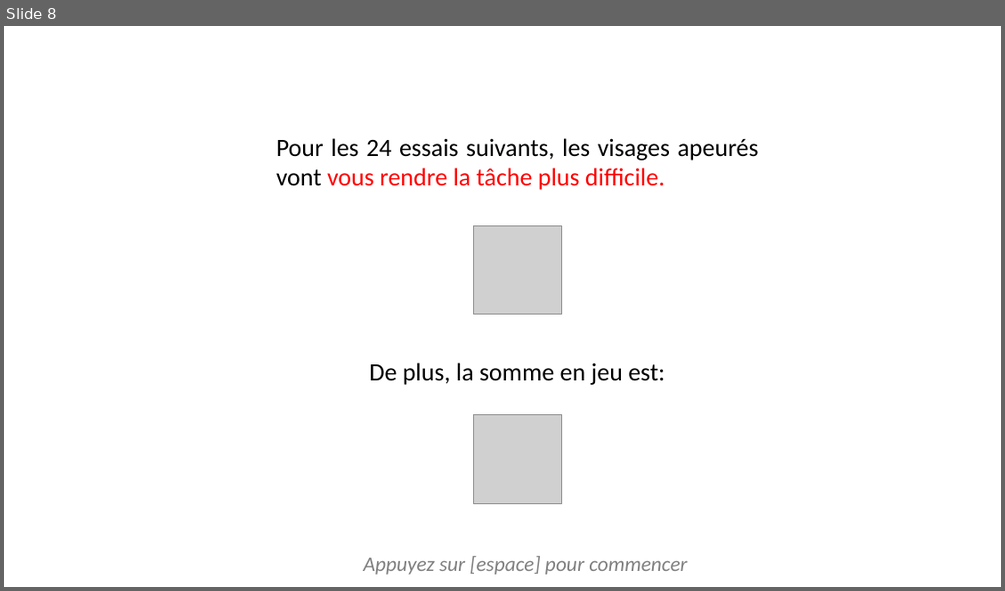
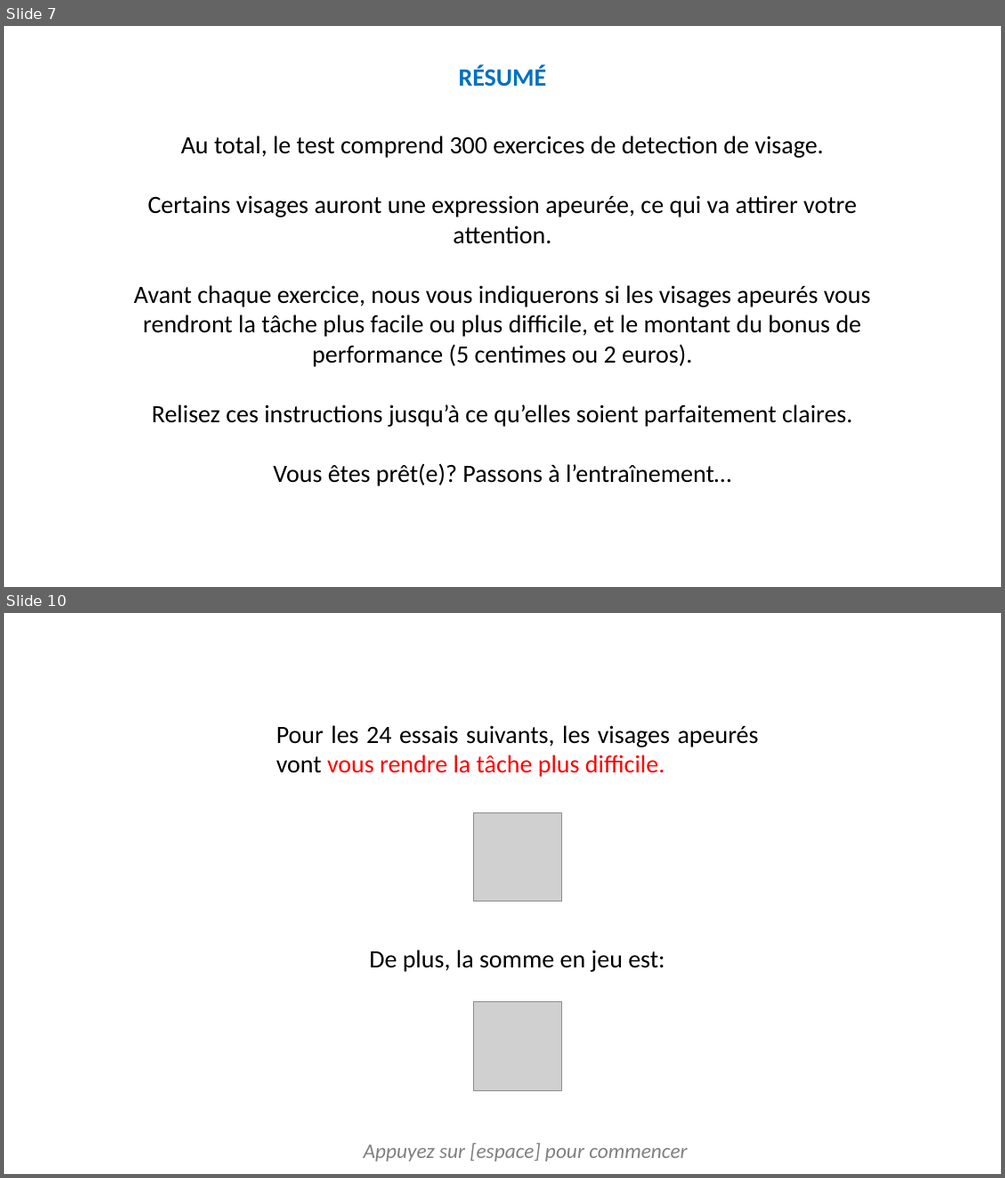
Before and after one commit to MBB-team/Online_Testing, a slide deck: src/Emotion_Regulation_JS/instructions/instructionsDiapo.pptx. Shown one above the other, each under a label of ours: slide 8 before the commit, slides 7 and 10 after it; the slides between them are not shown. The pictures are 1005x591 and 1005x1178 pixels, drawn with LibreOffice and Linux fonts; fonts in the diff are those of the drawing; grey boxes stand for pictures. Boxes give left, top, right and bottom in pixels: in the first picture for what was removed or moved away, otherwise in the second. Text is boxed around its words. In the diff, an @@ line names an element or a change of style, - is before the commit and + after.

Commit message:
updated instructions (Jean)

```diff
--- a/src/Emotion_Regulation_JS/instructions/instructionsDiapo.pptx
+++ b/src/Emotion_Regulation_JS/instructions/instructionsDiapo.pptx
@@ slide 7 added at <box>4,26,1001,587</box>, background #FFFFFF @@
@@ text added at <box>459,65,547,87</box>, 24 pt, text #0070C0, bold @@
+RÉSUMÉ
@@ text added at <box>134,135,871,486</box>, 24 pt, text #000000 @@
+Au total, le test comprend 300 exercices de detection de visage.
+Certains visages auront une expression apeurée, ce qui va attirer votre attention.
+Avant chaque exercice, nous vous indiquerons si les visages apeurés vous rendront la tâche plus facile ou plus difficile, et le montant du bonus de performance (5 centimes ou 2 euros).
+Relisez ces instructions jusqu’à ce qu’elles soient parfaitement claires.
+Vous êtes prêt(e)? Passons à l’entraînement…
@@ what was slide 8 is now slide 10 @@
```
Also in this commit, not shown: 6 slides changed, 3 other slides added, 2 slides removed, 16 other files.
